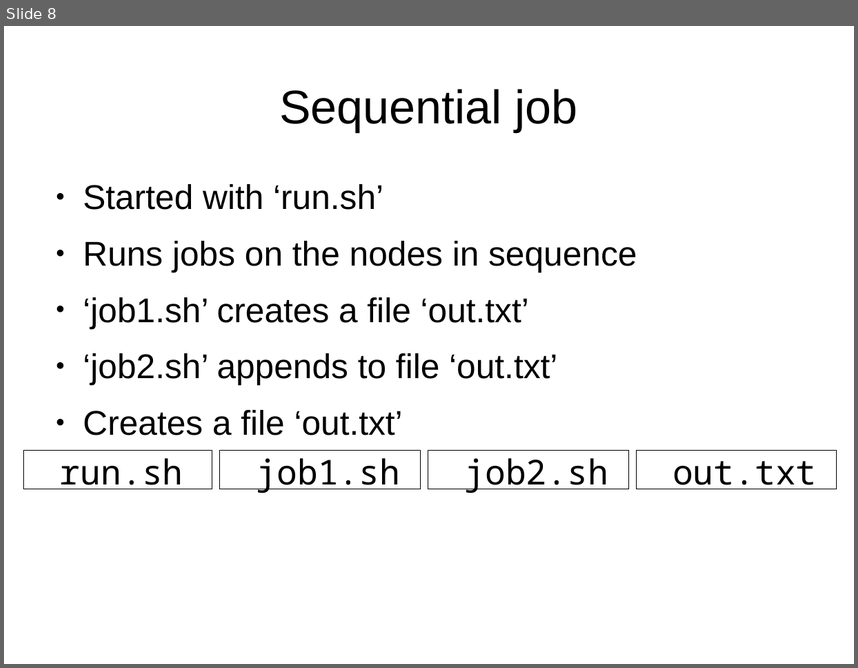
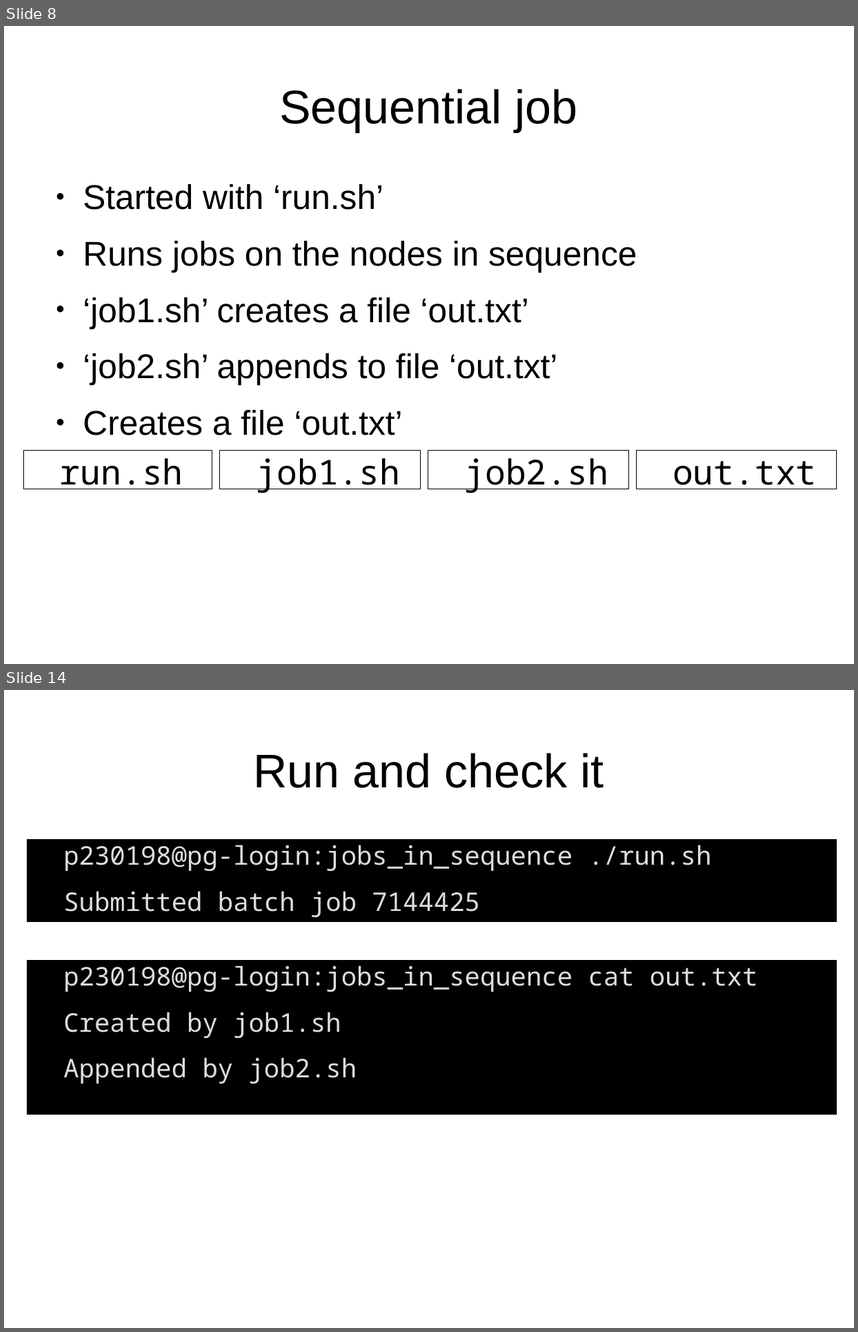
Before and after one commit to richelbilderbeek/peregrine, a slide deck: ParallelComputation.odp. Shown one above the other, each under a label of ours: slide 8 before the commit, slides 8 and 14 after it; the slides between them are not shown. The pictures are 858x668 and 858x1332 pixels, drawn with LibreOffice and Linux fonts; fonts in the diff are those of the drawing. Boxes give left, top, right and bottom in pixels: in the first picture for what was removed or moved away, otherwise in the second. Text is boxed around its words. In the diff, an @@ line names an element or a change of style, - is before the commit and + after.

Commit message:
Created jobs_parallel demo

```diff
--- a/ParallelComputation.odp
+++ b/ParallelComputation.odp
@@ slide 14 added at [4,690,854,1328], background #FFFFFF @@
@@ title added at [253,753,604,788], 44 pt, text #000000 @@
+Run and check it
@@ text added at [27,839,837,921], fill #000000, outline #000000 0 pt, 24 pt, text #DDDDDD @@
+p230198@pg-login:jobs_in_sequence ./run.sh
+● Submitted batch job 7144425
@@ text added at [27,960,837,1114], fill #000000, outline #000000 0 pt, 24 pt, text #DDDDDD @@
+p230198@pg-login:jobs_in_sequence cat out.txt
+● Created by job1.sh
+● Appended by job2.sh
```
Also in this commit, not shown: 3 slides changed, 5 other slides added, 11 other files.
